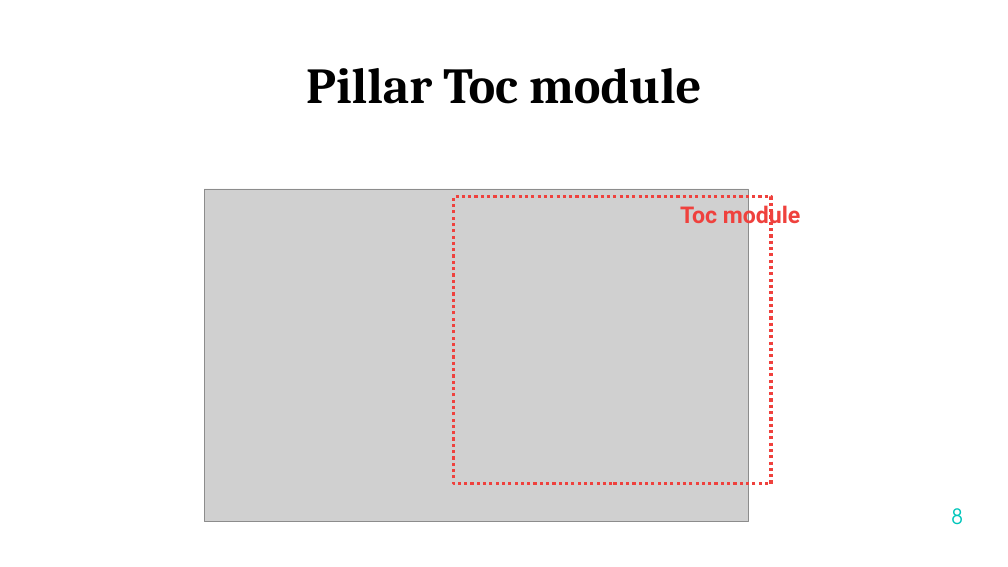
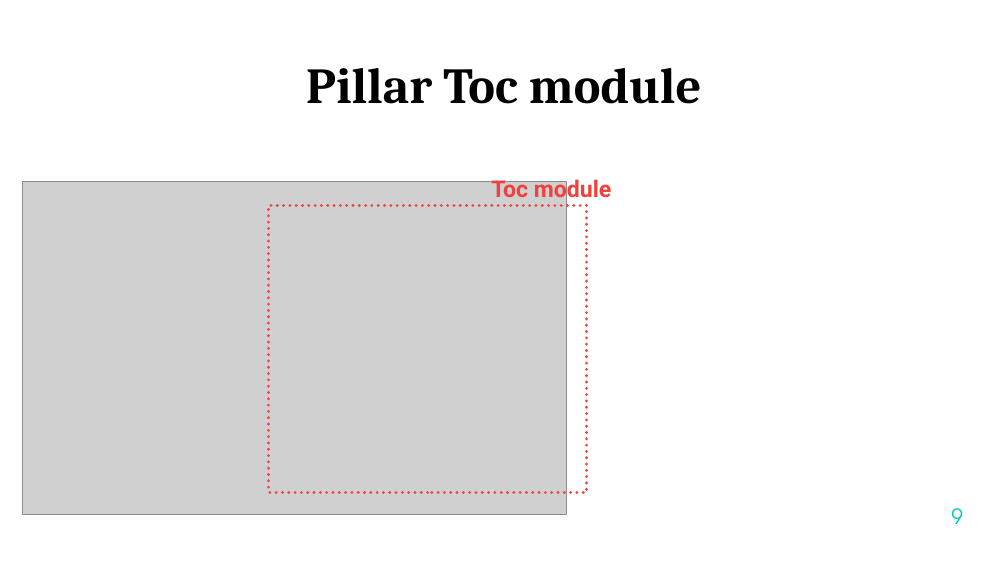
Before and after one commit to samakhov/asbath.github.io, a slide deck: slide 9 of PRESENTATION-INTERNSHIP.pptx (slide 8 before the commit). Drawn at 1008x567 pixels with LibreOffice and Linux fonts; fonts in the diff are those of the drawing; grey boxes stand for pictures; background and template pictures are left out. Boxes give left, top, right and bottom in pixels: in the first picture for what was removed or moved away, otherwise in the second. Text is boxed around its words. In the diff, an @@ line names an element or a change of style, - is before the commit and + after.

```diff
--- a/PRESENTATION-INTERNSHIP.pptx
+++ b/PRESENTATION-INTERNSHIP.pptx
@@ text "Toc module": place and size @@
-text "Toc module" at bbox=[680, 202, 800, 228]
+text "Toc module" at bbox=[491, 177, 611, 203]
@@ picture added at bbox=[23, 181, 567, 514] @@
@@ picture removed at bbox=[204, 189, 749, 522] @@
@@ rectangle: place and size @@
-rectangle at bbox=[454, 197, 771, 484]
+rectangle at bbox=[269, 205, 587, 492]
@@ page number at bbox=[951, 508, 963, 524]: text changed @@
-8
+9
```
Also in this commit, not shown: 9 other slides changed, 1 slide added, 33 other files.
